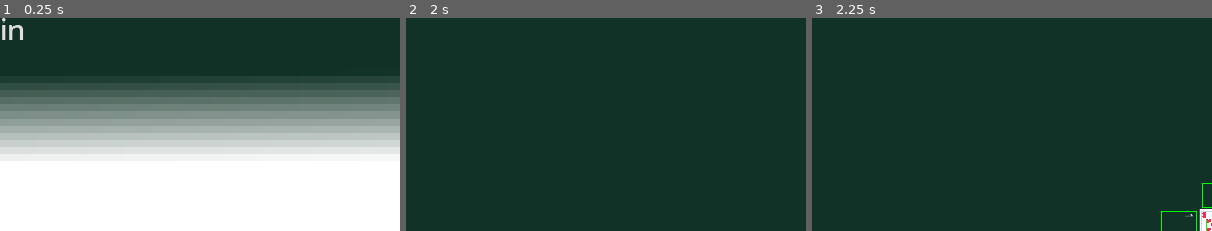
Above: before the commit, frames 1-3 (left to right).
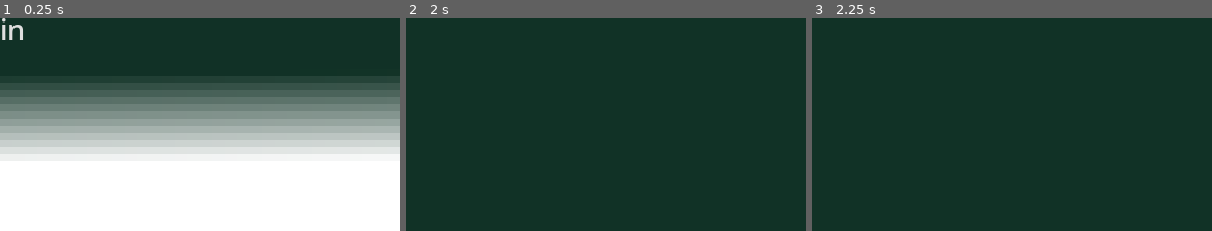
Above: after the commit, the same moments.

Repository: campavao/card-boxing
Game: Godot game, scene res://main.tscn
Two runs of this game, one before a commit and one after it. Both use one fixed random seed, a clock stepped at 60 frames per second and the inputs below.
Inputs (mouse positions are % of the whole screen's width and height, from its top left):
- Up to frame 1 (0.25 s): no input
- Up to frame 2 (2 s): click "Join" at 0.5 s; click "Start Game" at 1.25 s
- Up to frame 3 (2.25 s): tap Enter at 2 s; drag from (6, 86) to (60, 24) at 2.02 s
The pictures show only the part of the screen within x 50-100%, y 50-100%; the shares and areas given below are measured in that part.

Frames 1-2 are identical in both runs. In frame 3, 0.5% of the frame differs, in the area x 87-100%, y 77-100%.
Error after the commit: Invalid access to property or key 'player_id' on a base object of type 'Nil'. (res://deck.gd:39)

Commit message:
it works

Diff:
--- a/Card.gd
+++ b/Card.gd
@@ -4,14 +4,14 @@
 var card_scene = preload("res://card.tscn")
 
 @onready var Face := $Face
-@onready var Zone1 := $Zones/CardZone1
-@onready var Zone2 := $Zones/CardZone2
-@onready var Zone3 := $Zones/CardZone3
-@onready var Zone4 := $Zones/CardZone4
+#@onready var Zone1 := $Zones/SouthZone
+#@onready var Zone2 := $Zones/WestZone
+#@onready var Zone3 := $Zones/NorthZone
+#@onready var Zone4 := $Zones/EastZone
 
 var table
 
-@onready var ZONES: Array[CardZone] = [Zone1, Zone2, Zone3, Zone4]
+var ZONES: Array[Node] = []
 
 var is_placed = false
 
@@ -38,6 +38,8 @@
 	table = get_tree().current_scene.find_child('Table')
 	Events.connect("add_placement_area", add_placement)
 	Events.connect("remove_placement_area", remove_placement)
+	name = Global.get_number_name(number) + "_" + Global.get_suit_name(suit)
+	ZONES = get_node('Zones').get_children()
 
 func update_face():
 	if (number == Global.Numbers.Joker):
@@ -119,42 +121,31 @@
 	return is_instance_valid(zone) and zone.is_disabled
 
 func place():
+	if GameManager.get_active_player().player_id != multiplayer.get_unique_id():
+		return
+
 	var first_area = placement_area[0]
 	var is_valid_placement = can_place()
 
 	if first_area and is_valid_placement:
-		update_card_position.rpc(
+		GameManager.place_card.rpc(
 			first_area.global_position,
 			first_area.global_rotation,
+			number,
+			suit,
 			first_area.zone_placement,
-			number,
-			suit
+			first_area.parent.name
 		)
 
-		first_area.parent.delete_zone(self, first_area.zone_placement)
-		connected = [first_area.parent]
+		GameManager.delete_zone(self, first_area.zone_placement)
+
 		first_area.queue_free()
 		emit_signal('remove_card', self)
+		queue_free()
 
 	else:
 		global_position = previous_location
 
-@rpc("any_peer", "call_local", "reliable")
-func update_card_position(pos, rot,  zone, new_number, new_suit):
-	var card = card_scene.instantiate()
-	card.number = new_number
-	card.suit = new_suit
-	card.global_position = pos
-	card.global_rotation = rot
-	card.scale = Vector2(1, 1)
-	card.is_placed = true
-	table.add_child(card, true)
-
-	var zone_to_delete = Global.DIRECTION_MAP[zone]
-	delete_zone(card, zone_to_delete)
-
-	is_placed = true
-	Global.is_active_card_details = false
 
 func is_valid(area: CardZone):
 	return !area.is_base and area.is_match
@@ -174,10 +165,3 @@
 
 func remove_placement(area: Area2D):
 	placement_area.erase(area)
-
-
-func delete_zone(card: Card, zone_to_delete: Global.Directions):
-	for zone in card.ZONES:
-		if is_instance_valid(zone) and zone.zone_placement == zone_to_delete:
-			print('deleting zone %s' % zone_to_delete)
-			zone.queue_free()
--- a/GameManager.gd
+++ b/GameManager.gd
@@ -1,27 +1,67 @@
 extends Node
+
+var card_scene: PackedScene = preload("res://card.tscn")
 
 var active_player_id: int = 1
 
-var player_count = 0
 
-func _on_button_pressed():
-	hide_start.rpc()
+func populate_hands():
+	pass
 
-@rpc("any_peer", "call_local", "reliable")
-func hide_start():
-	Events.emit_signal('start_game')
-	$"../UI/Button".hide()
+func get_active_player():
+	return get_player(active_player_id)
 
-	for child in %Spawn.get_children():
-		Events.emit_signal('populate_hand', child)
+func get_player(player_id):
+	for child in get_tree().current_scene.get_node('Players/Spawn').get_children():
+		if child.name == str(player_id):
+			Global.print('active player %s' % child)
+			return child
 
-func _on_spawn_child_entered_tree(node):
-	if node is Player:
-		player_count += 1
-		$"../UI/Player Count".text = 'Player Count: ' + str(player_count)
+@rpc('any_peer', 'call_local', 'reliable')
+func next_active_player():
+	var spawn = get_tree().current_scene.get_node('Players/Spawn')
+	var player = get_active_player()
+	var index = player.get_index()
+	var new_index = index + 1
+
+	if new_index == spawn.get_children().size():
+		new_index = 0
+
+	var new_player = spawn.get_child(new_index)
+	active_player_id = new_player.player_id
 
 
-func _on_spawn_child_exiting_tree(node):
-	if node is Player:
-		player_count -= 1
-		$"../UI/Player Count".text = 'Player Count: ' + str(player_count)
+
+@rpc('any_peer', 'call_local', 'reliable')
+func place_card(position, rotation, number, suit, zone, parent_name):
+	var card = card_scene.instantiate()
+	card.set_meta('author', name)
+	card.set_multiplayer_authority(get_multiplayer_authority())
+	card.number = number
+	card.suit = suit
+	card.global_position = position
+	card.global_rotation = rotation
+	card.scale = Vector2(1, 1)
+	card.is_placed = true
+	Global.print('adding card %s' % card)
+	var table = get_tree().current_scene.get_node('Table')
+	table.add_child(card, true)
+	table.is_empty = false
+
+	next_active_player()
+
+	# remove the zone from new card that would be overlapping
+	if zone:
+		var zone_to_delete = Global.DIRECTION_MAP[zone]
+		delete_zone(card, zone_to_delete)
+
+	# remove the zone where we're placing
+	if parent_name:
+		var parent = get_tree().current_scene.get_node('Table/' + parent_name)
+		delete_zone(parent, zone)
+
+func delete_zone(card: Card, zone_to_delete: Global.Directions):
+	for zone in card.ZONES:
+		if is_instance_valid(zone) and zone.zone_placement == zone_to_delete:
+			Global.print('deleting zone %s' % zone_to_delete)
+			zone.queue_free()
--- a/Hand.gd
+++ b/Hand.gd
@@ -30,7 +30,7 @@
 	addable_card.position.x = start
 	addable_card.player = player
 	addable_card.connect("remove_card", _on_remove_card)
-	%Path.add_child(addable_card)
+	%Path.add_child(addable_card, true)
 
 func push_card(card: Global.CardDetails):
 	cards.append(card)
@@ -42,8 +42,10 @@
 	show_cards()
 
 func _on_remove_card(card: Card):
+	Global.print('finding %s' % Global.get_number_name(card.number))
 	var found_card = find_card(card)
 	if found_card:
+		Global.print('erasing %s' % found_card)
 		cards.erase(found_card)
 		reshuffle()
 
--- a/card.tscn
+++ b/card.tscn
@@ -24,21 +24,21 @@
 is_base = true
 is_disabled = false
 
-[node name="CardZone1" parent="Zones" instance=ExtResource("3_4uti3")]
+[node name="SouthZone" parent="Zones" instance=ExtResource("3_4uti3")]
 position = Vector2(-9, 49)
 rotation = 1.5708
 zone_placement = 1
 
-[node name="CardZone2" parent="Zones" instance=ExtResource("3_4uti3")]
+[node name="WestZone" parent="Zones" instance=ExtResource("3_4uti3")]
 position = Vector2(-49, -9)
 rotation = 1.5708
 zone_placement = 3
 
-[node name="CardZone3" parent="Zones" instance=ExtResource("3_4uti3")]
+[node name="NorthZone" parent="Zones" instance=ExtResource("3_4uti3")]
 position = Vector2(9, -49)
 rotation = 1.5708
 
-[node name="CardZone4" parent="Zones" instance=ExtResource("3_4uti3")]
+[node name="EastZone" parent="Zones" instance=ExtResource("3_4uti3")]
 position = Vector2(49, 9)
 rotation = 1.5708
 zone_placement = 2
--- a/cardzone.gd
+++ b/cardzone.gd
@@ -2,6 +2,7 @@
 class_name CardZone
 
 const Directions = Global.Directions
+
 
 @export var is_base := false
 @export var is_disabled := false
@@ -20,6 +21,7 @@
 	var possible_parent = get_parent().get_parent()
 	if possible_parent is Card:
 		parent = possible_parent
+	name = parent.name + "_" + name
 
 func _process(_delta):
 	hide_border = is_base or is_disabled
@@ -77,14 +79,14 @@
 func _on_overlap_zone_area_entered(area):
 	if area is CardZone:
 		if area.is_base:
-			print('base found')
+			Global.print('base found')
 			queue_free()
 		elif area != self and area.parent.is_placed:
 			area.other_parents.append(parent)
 			if other_parents.size() > 0 and area.other_parents.size() > 0:
 				area.other_parents.append_array(other_parents)
-			print('base entered. I am %s' % zone_placement)
-			queue_free()
+			Global.print('base entered. I am %s' % zone_placement)
+			#queue_free()
 
 func _on_mouse_entered():
 	highlight()
--- a/deck.gd
+++ b/deck.gd
@@ -1,8 +1,6 @@
 extends Node2D
 
 var card_scene: PackedScene = preload("res://card.tscn")
-
-@export var default_spot: Marker2D
 
 @onready var table := $"../../Table"
 
@@ -37,30 +35,20 @@
 
 
 func click_deck():
-	var is_first_card = default_spot.get_children().size() == 0
+	var player = GameManager.get_active_player()
+	if player.player_id != multiplayer.get_unique_id():
+		return
+	var is_first_card = table.is_empty
 	var next_card = deck.pick_random()
-	var player = get_active_player()
 
 	if is_first_card:
-		place_card.rpc(next_card.number, next_card.suit)
+		GameManager.place_card.rpc(table.first_spot.global_position, 0, next_card.number, next_card.suit, null, null)
 	else:
 		player.hand.push_card(next_card)
 
+	GameManager.next_active_player.rpc()
 	deck.erase(next_card)
 
-@rpc("any_peer", "call_local", "reliable")
-func place_card(number, suit):
-	var new_card = card_scene.instantiate()
-	new_card.number = number
-	new_card.suit = suit
-	new_card.is_placed = true
-	new_card.global_position = default_spot.global_position
-	default_spot.add_child(new_card)
-
-func get_active_player():
-	for child in %Spawn.get_children():
-		if child.name == str(%GameManager.active_player_id):
-			return child
 
 func _on_populate_hand(player: Player):
 	for _index in 7:
--- a/global.gd
+++ b/global.gd
@@ -6,6 +6,9 @@
 	clubs,
 	spades,
 }
+
+func get_suit_name(suit: Suits):
+	return Suits.keys()[suit]
 
 enum Numbers {
 	Ace,
@@ -23,6 +26,9 @@
 	King,
 	Joker
 }
+
+func get_number_name(number: Numbers):
+	return Numbers.keys()[number]
 
 const NUMBER_INDEX = [
 	Numbers.Ace,
@@ -74,3 +80,8 @@
 var active_card: Card = null
 
 const CARD_ZONE_COLLISION_LAYER = 9
+
+func print(message):
+	print('---------------------')
+	print('client %s' % multiplayer.get_unique_id())
+	print(message)
--- a/main.gd
+++ b/main.gd
@@ -1 +1,26 @@
 extends Node
+
+
+var player_count = 0
+
+func _on_button_pressed():
+	hide_start.rpc()
+
+@rpc("any_peer", "call_local", "reliable")
+func hide_start():
+	Events.emit_signal('start_game')
+	$"UI/Button".hide()
+
+	for child in %Spawn.get_children():
+		Events.emit_signal('populate_hand', child)
+
+func _on_spawn_child_entered_tree(node):
+	if node is Player:
+		player_count += 1
+		$"UI/Player Count".text = 'Player Count: ' + str(player_count)
+
+
+func _on_spawn_child_exiting_tree(node):
+	if node is Player:
+		player_count -= 1
+		$"UI/Player Count".text = 'Player Count: ' + str(player_count)
--- a/main.tscn
+++ b/main.tscn
@@ -1,10 +1,13 @@
-[gd_scene load_steps=4 format=3 uid="uid://ka8u2qp71805"]
+[gd_scene load_steps=6 format=3 uid="uid://ka8u2qp71805"]
 
+[ext_resource type="Script" path="res://main.gd" id="1_esyjw"]
 [ext_resource type="PackedScene" uid="uid://rdaagd01p35o" path="res://deck.tscn" id="1_vdhe0"]
 [ext_resource type="Script" path="res://GameManager.gd" id="2_gsaki"]
 [ext_resource type="PackedScene" uid="uid://bcid70m8bufso" path="res://start.tscn" id="2_oid3n"]
+[ext_resource type="PackedScene" uid="uid://dxgjj5vg42tww" path="res://table.tscn" id="3_flt2b"]
 
 [node name="Main" type="Node2D"]
+script = ExtResource("1_esyjw")
 
 [node name="GameManager" type="Node" parent="."]
 unique_name_in_owner = true
@@ -12,22 +15,14 @@
 
 [node name="Start" parent="." instance=ExtResource("2_oid3n")]
 
-[node name="Table" type="Node2D" parent="."]
-
-[node name="FirstSpot" type="Marker2D" parent="Table"]
-position = Vector2(577, 323)
-
-[node name="CardSpawner" type="MultiplayerSpawner" parent="Table"]
-_spawnable_scenes = PackedStringArray("res://card.tscn")
-spawn_path = NodePath("../FirstSpot")
+[node name="Table" parent="." instance=ExtResource("3_flt2b")]
 
 [node name="UI" type="CanvasLayer" parent="."]
 visible = false
 
-[node name="Deck" parent="UI" node_paths=PackedStringArray("default_spot") instance=ExtResource("1_vdhe0")]
+[node name="Deck" parent="UI" instance=ExtResource("1_vdhe0")]
 position = Vector2(69, 565)
 scale = Vector2(1.5, 1.5)
-default_spot = NodePath("../../Table/FirstSpot")
 
 [node name="Button" type="Button" parent="UI"]
 offset_left = 39.0
@@ -54,6 +49,6 @@
 unique_name_in_owner = true
 position = Vector2(576, 326)
 
-[connection signal="pressed" from="UI/Button" to="GameManager" method="_on_button_pressed"]
-[connection signal="child_entered_tree" from="Players/Spawn" to="GameManager" method="_on_spawn_child_entered_tree"]
-[connection signal="child_exiting_tree" from="Players/Spawn" to="GameManager" method="_on_spawn_child_exiting_tree"]
+[connection signal="pressed" from="UI/Button" to="." method="_on_button_pressed"]
+[connection signal="child_entered_tree" from="Players/Spawn" to="." method="_on_spawn_child_entered_tree"]
+[connection signal="child_exiting_tree" from="Players/Spawn" to="." method="_on_spawn_child_exiting_tree"]
--- a/network_manager.gd
+++ b/network_manager.gd
@@ -13,7 +13,7 @@
 
 # Handle new peer connection
 func _on_peer_connected(id: int):
-	print("New peer connected: %d" % id)
+	Global.print("New peer connected: %d" % id)
 
 	var player_to_add = player.instantiate()
 	player_to_add.player_id = id
@@ -24,7 +24,7 @@
 
 # Handle disconnection
 func _on_peer_disconnected(id: int):
-	print("Peer disconnected: %d" % id)
+	Global.print("Peer disconnected: %d" % id)
 	if not spawn.has_node(str(id)):
 		return
 	spawn.get_node(str(id)).queue_free()
@@ -34,7 +34,7 @@
 	player_to_remove.queue_free()
 
 func become_host():
-	print('starting host')
+	Global.print('starting host')
 	Events.emit_signal('start_game')
 
 	spawn = get_tree().get_current_scene().get_node('Players/Spawn')
@@ -48,13 +48,13 @@
 	multiplayer.peer_disconnected.connect(_on_peer_disconnected)
 
 
-	print('becoming host again?')
+	Global.print('becoming host again?')
 	_on_peer_connected(1)
 
 
 
 func join_game():
-	print('joining')
+	Global.print('joining')
 
 	var client_peer = ENetMultiplayerPeer.new()
 	client_peer.create_client(SERVER_IP, PORT)
--- a/player.gd
+++ b/player.gd
@@ -13,9 +13,9 @@
 @export var mouse_position: Vector2 = Vector2(0, 0)
 
 func _ready():
-	print('Player connected in player instance %d' % player_id)
+	Global.print('Player connected in player instance %d' % player_id)
 	if multiplayer.get_unique_id() == player_id:
-		print('Make current for %d' % player_id)
+		Global.print('Make current for %d' % player_id)
 		$Camera2D.make_current()
 		ui.show()
 	else:
@@ -27,5 +27,12 @@
 func _physics_process(delta):
 	mouse_position = %InputSync.mouse_position
 
+	if GameManager.active_player_id == player_id:
+		#Global.print(GameManager.active_player_id)
+		if " - Your turn" not in id_label.text:
+			id_label.text += " - Your turn"
+	elif " - Your turn" in id_label.text:
+		id_label.text = str(player_id)
+
 func _enter_tree():
 	%InputSync.set_multiplayer_authority(str(name).to_int())
--- a/project.godot
+++ b/project.godot
@@ -20,6 +20,7 @@
 Global="*res://global.gd"
 Events="*res://events.gd"
 NetworkManager="*res://network_manager.gd"
+GameManager="*res://GameManager.gd"
 
 [display]
 
--- /dev/null
+++ b/table.gd
@@ -0,0 +1,6 @@
+extends Node2D
+
+
+@onready var first_spot := $FirstSpot
+
+@export var is_empty = true
--- /dev/null
+++ b/table.tscn
@@ -0,0 +1,9 @@
+[gd_scene load_steps=2 format=3 uid="uid://dxgjj5vg42tww"]
+
+[ext_resource type="Script" path="res://table.gd" id="1_gq2xd"]
+
+[node name="Table" type="Node2D"]
+script = ExtResource("1_gq2xd")
+
+[node name="FirstSpot" type="Marker2D" parent="."]
+position = Vector2(577, 323)
